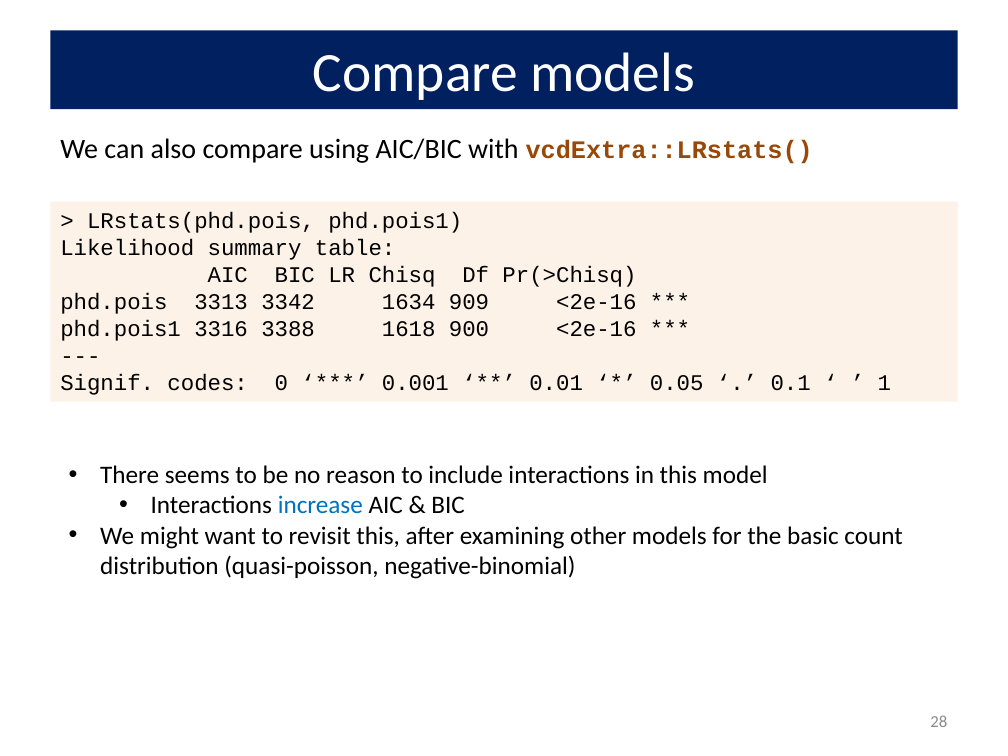
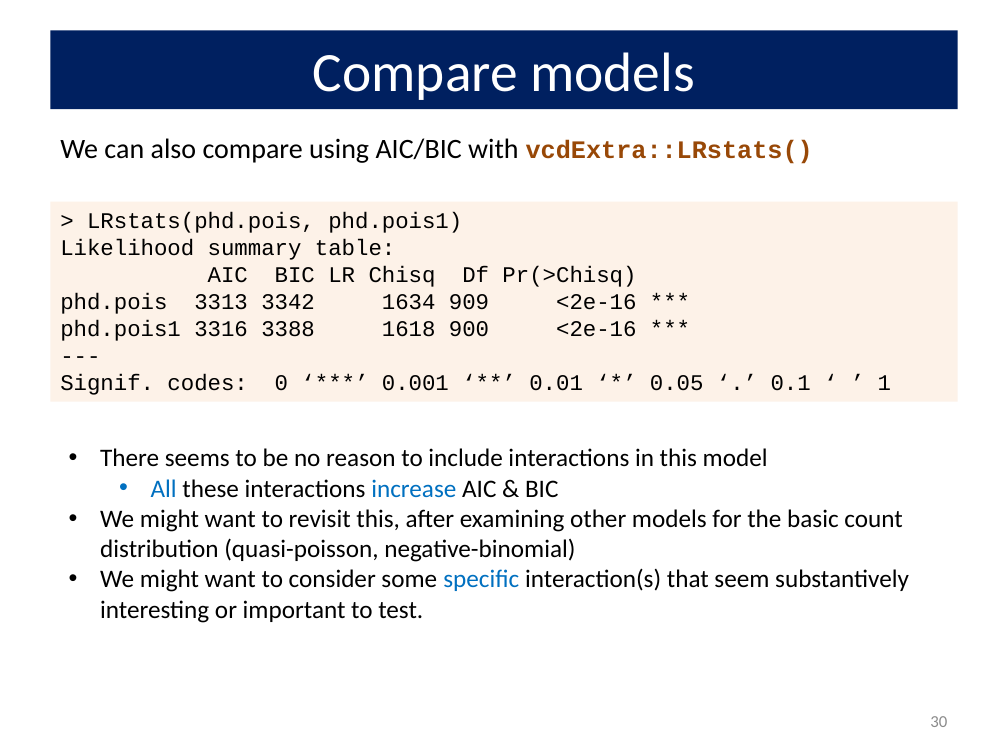
Before and after one commit to friendly/psy6136, a slide deck: slide 30 of docs/lectures/09-CountData.pptx (slide 28 before the commit). Drawn at 1008x756 pixels with LibreOffice and Linux fonts; fonts in the diff are those of the drawing. Boxes give left, top, right and bottom in pixels: in the first picture for what was removed or moved away, otherwise in the second. Text is boxed around its words. In the diff, an @@ line names an element or a change of style, - is before the commit and + after.

```diff
--- a/docs/lectures/09-CountData.pptx
+++ b/docs/lectures/09-CountData.pptx
@@ text "There seems to be no ...": place and size @@
-text "There seems to be no ..." at [100,465,902,579]
+text "There seems to be no ..." at [100,448,909,623]
@@ text at [151,479,558,498]: text changed @@
-  • Interactions increase AIC & BIC
+  • All these interactions increase AIC & BIC
@@ text at [100,568,909,623]: paragraph added @@
+• We might want to consider some specific interaction(s) that seem substantively interesting or important to test.
@@ page number at [930,716,947,727]: text changed @@
-28
+30
```
Also in this commit, not shown: 21 other slides changed, 3 slides added, 1 slide removed, 11 other files.
